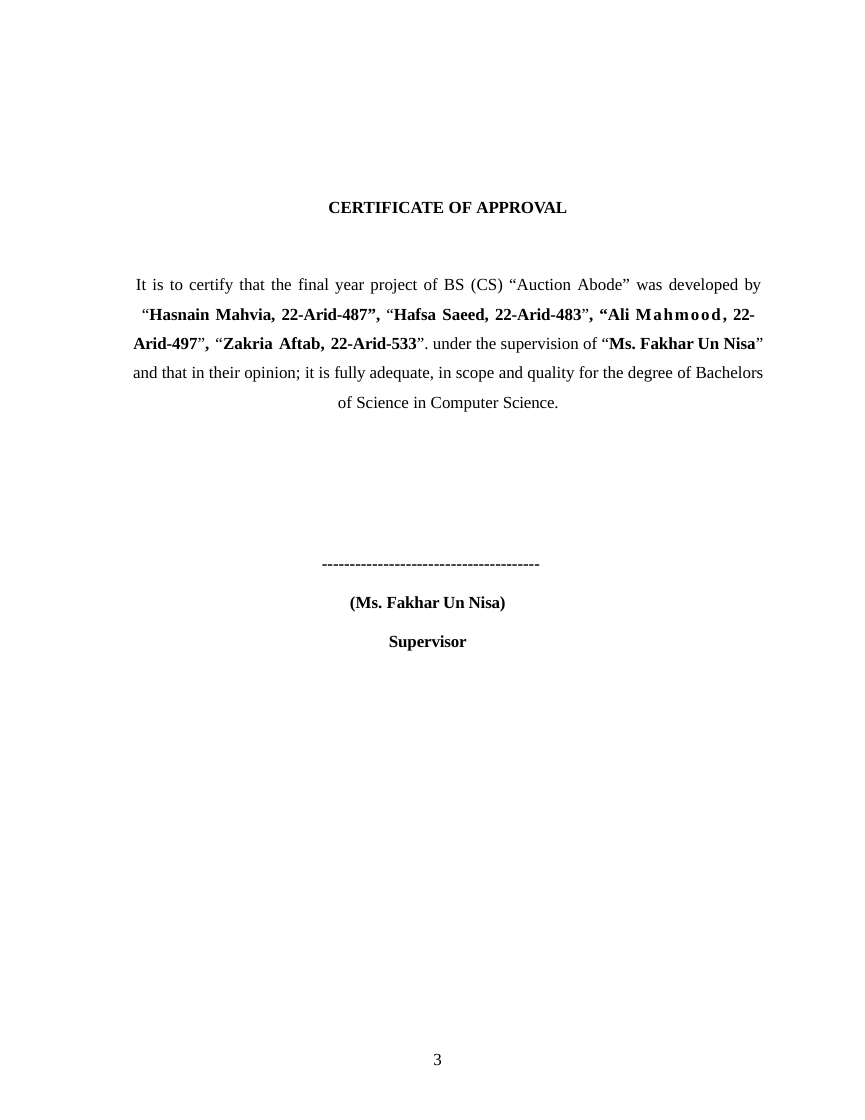
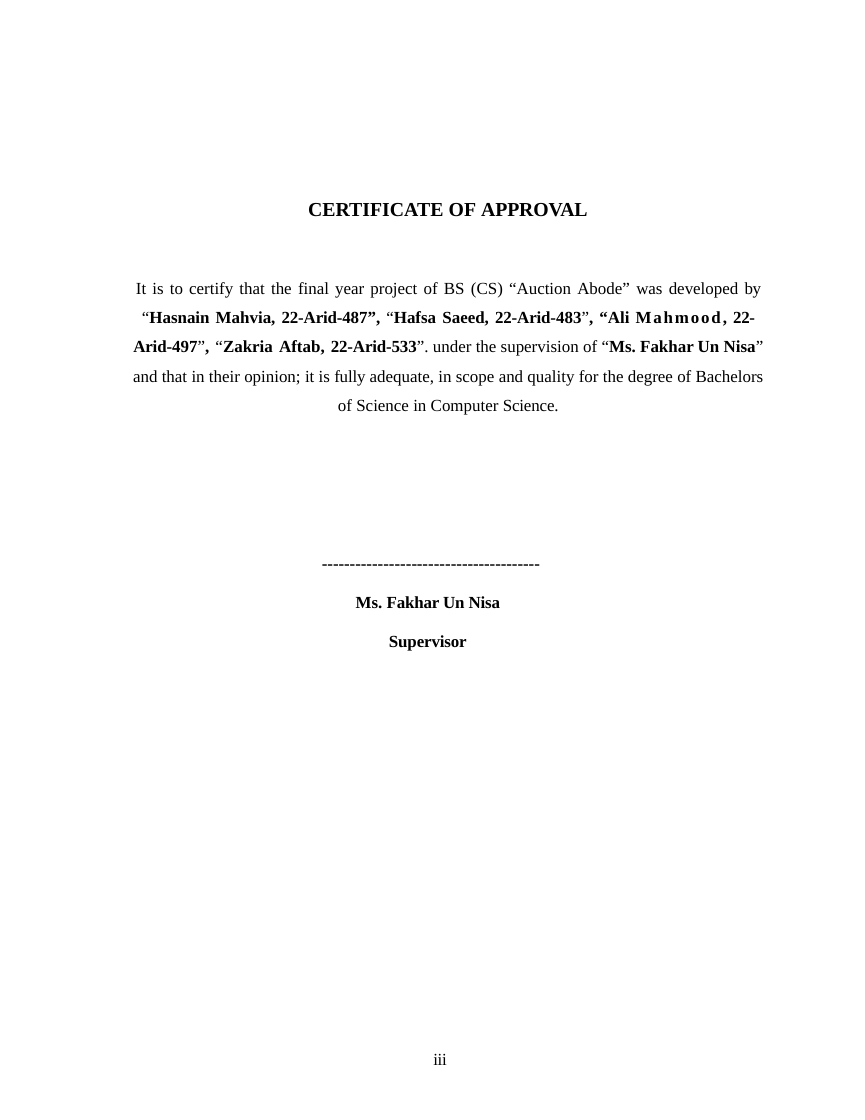
Before and after one commit to Hasnain-malikk/Auction-abode-frontend, a slide deck: slide 3 of Final Docu Auction.pptx. Drawn at 865x1120 pixels with LibreOffice and Linux fonts; fonts in the diff are those of the drawing. Boxes give left, top, right and bottom in pixels: in the first picture for what was removed or moved away, otherwise in the second. Text is boxed around its words. In the diff, an @@ line names an element or a change of style, - is before the commit and + after.

```diff
--- a/Final Docu Auction.pptx
+++ b/Final Docu Auction.pptx
@@ text at bbox=[308, 203, 587, 217]: size 12 to 14 pt in "CERTIFICATE OF APPROVAL" @@
@@ text at bbox=[356, 596, 501, 608]: text changed @@
-(Ms. Fakhar Un Nisa)
+Ms. Fakhar Un Nisa
@@ text at bbox=[433, 1054, 447, 1065]: text changed @@
-3
+iii
```
Also in this commit, not shown: 47 other slides changed, 2 other files.
